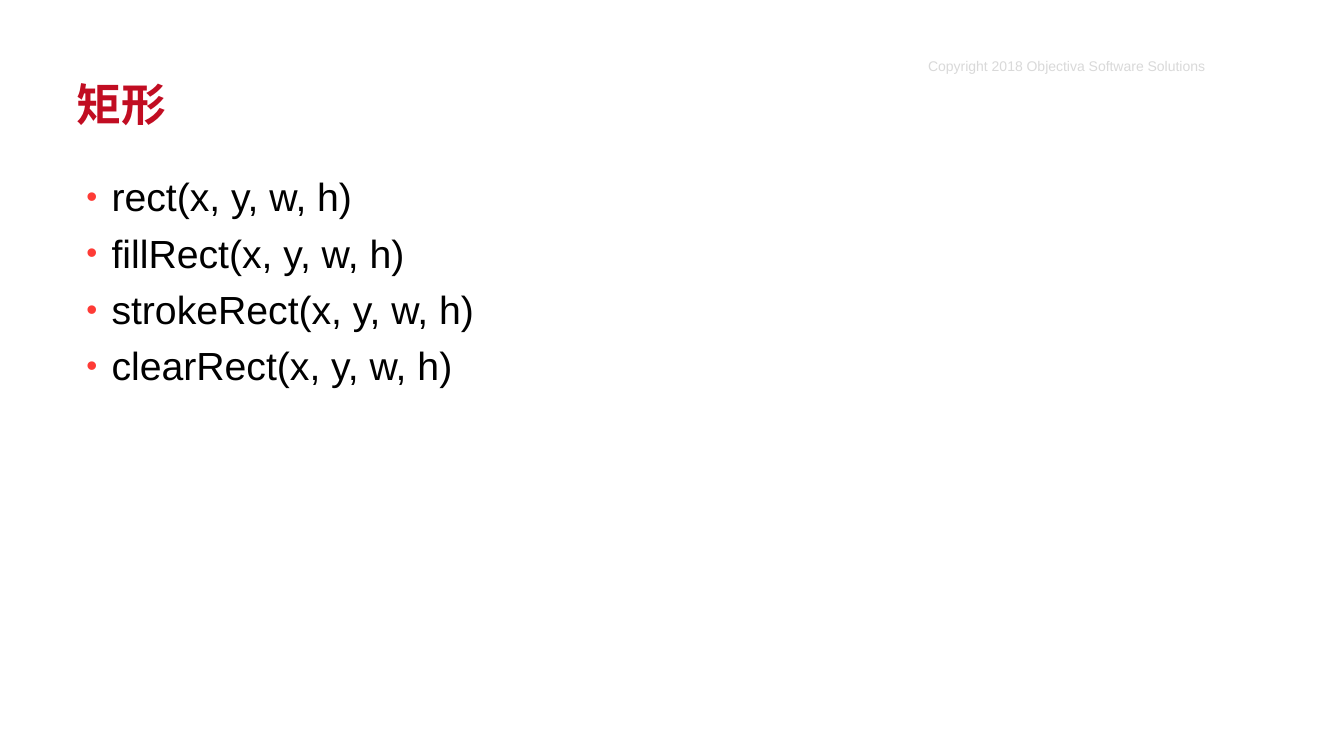
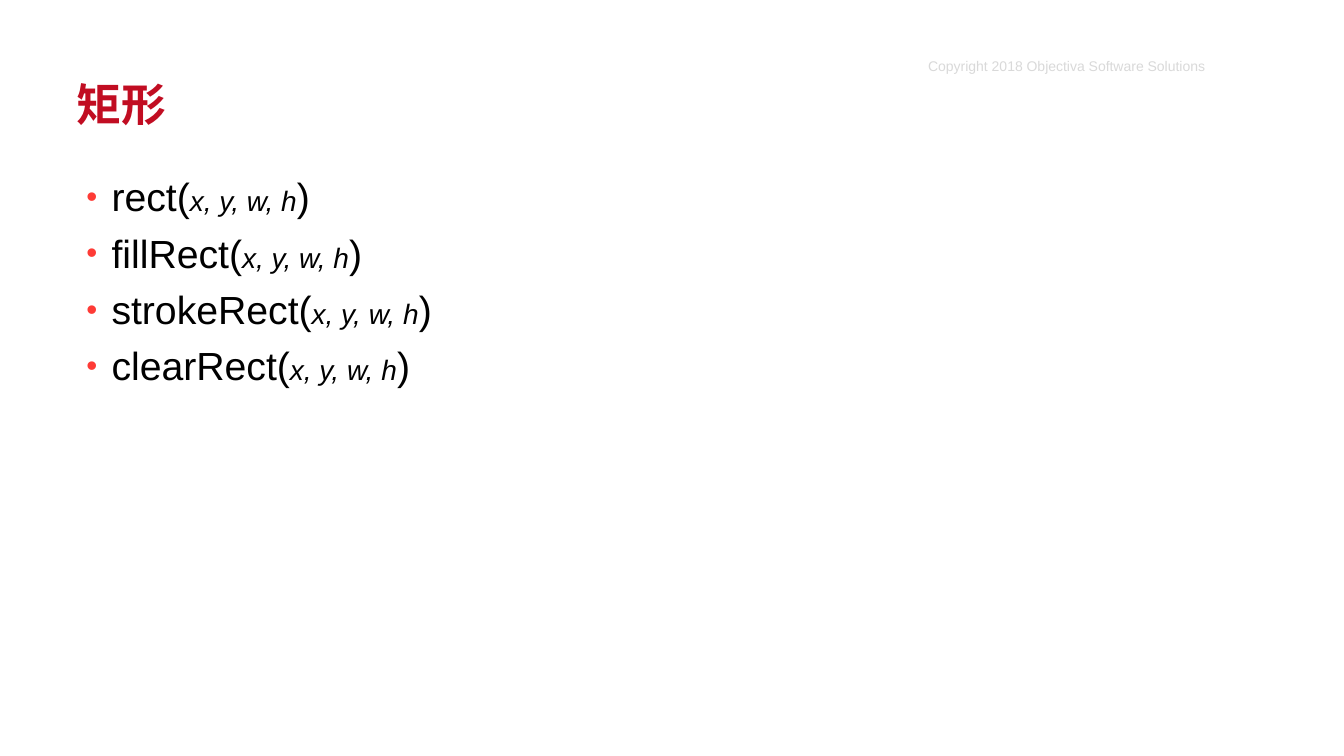
Before and after one commit to LwCoderNovice/canvasDemo, a slide deck: slide 6 of canvas.pptx. Drawn at 1344x756 pixels with LibreOffice and Linux fonts; fonts in the diff are those of the drawing; background and template pictures are left out. Boxes give left, top, right and bottom in pixels: in the first picture for what was removed or moved away, otherwise in the second. Text is boxed around its words. In the diff, an @@ line names an element or a change of style, - is before the commit and + after.

```diff
--- a/canvas.pptx
+++ b/canvas.pptx
@@ text "rect(x, y, w, h)" at bbox=[112, 182, 419, 388]: size 28 to 20 pt, italic on in "rect(x, y, w, h)", "fillRect(x, y, w, h)", "strokeRect(x, y, w, h)", "clearRect(x, y, w, h)" @@
```
Also in this commit, not shown: 1 other slide changed, 1 slide added, 5 other files.
